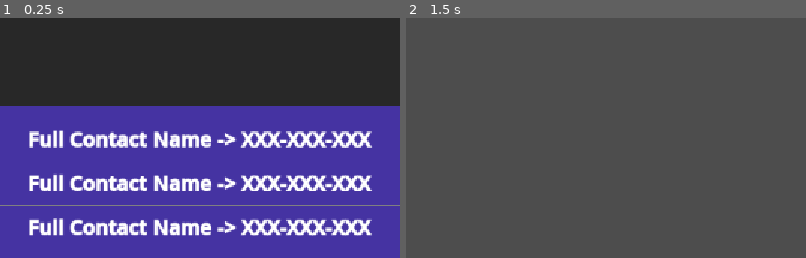
Above: before the commit, frames 1-2 (left to right).
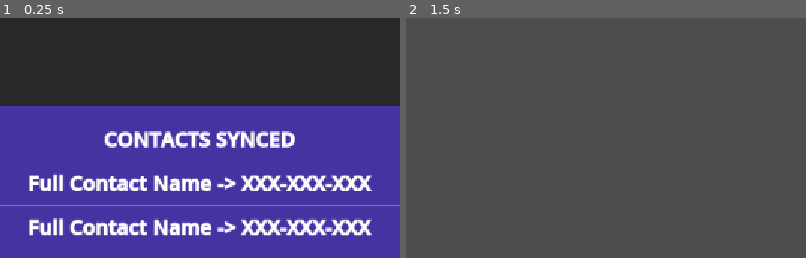
Above: after the commit, the same moments.

Repository: cyschneck/new-phone-who-dis
Game: Godot game, scene res://scenes/manager/correct_popup.tscn
Two runs of this game, one before a commit and one after it. Both use one fixed random seed, a clock stepped at 60 frames per second and the inputs below. This scene is started directly instead of the project's main scene.
Inputs:
- Up to frame 1 (0.25 s): no input
- Up to frame 2 (1.5 s): click "Got it" at 0.5 s; tap Enter at 1.25 s
The pictures show only the part of the screen within x 25-75%, y 5-55%; the shares and areas given below are measured in that part.

The runs differ from the first frame. In frame 1, 4.1% of the frame differs, in the area x 7-93%, y 46-55%; in frame 2, nothing differs.

Commit message:
display popup after each correct set

Diff:
--- a/new-phone-who-dis/scenes/manager/correct_popup.tscn
+++ b/new-phone-who-dis/scenes/manager/correct_popup.tscn
@@ -71,6 +71,7 @@
 
 [node name="Contact" parent="Container/MarginContainer/CorrectAnswers" instance=ExtResource("2_r26vb")]
 layout_mode = 2
+text = "[b]CONTACTS SYNCED[/b]"
 
 [node name="HSeparator2" type="HSeparator" parent="Container/MarginContainer/CorrectAnswers"]
 layout_mode = 2
--- a/new-phone-who-dis/scripts/managers/correct_popup.gd
+++ b/new-phone-who-dis/scripts/managers/correct_popup.gd
@@ -4,4 +4,4 @@
 func _on_close_popup_pressed() -> void:
 	# close popup
 	get_tree().paused = false
-	self.visible = false
+	self.queue_free() # delete self
--- a/new-phone-who-dis/scripts/managers/game_manager.gd
+++ b/new-phone-who-dis/scripts/managers/game_manager.gd
@@ -12,7 +12,7 @@
 # Store Correct Contact Name and Number
 # Full Name = XXX-XXX-XXXX
 var correct_name_with_number: Dictionary = {}
-var correct_and_sync: Array = []
+var correct_and_sync_list: Array = []
 const CORRECT_POPUP = preload("res://scenes/manager/correct_popup.tscn")
 const CORRECT_GUESS = preload("res://scenes/manager/correct_guess.tscn")
 
@@ -69,17 +69,16 @@
 
 # check if three contacts are correct
 func check_for_correct() -> void:
-	var correct_guesses = 0
-	var all_correct = []
+	var correct_guesses = []
 	for contact_num in guess_name_with_number_dict.keys():
 		if guess_name_with_number_dict[contact_num] != contact_num:
 			var guess_full_name = guess_name_with_number_dict[contact_num]
 			if correct_name_with_number[guess_full_name] == contact_num:
-				if contact_num not in all_correct:
-					correct_guesses += 1
-					all_correct.append(guess_full_name)
+				if guess_full_name not in correct_and_sync_list:
+					# only add contacts not already synced
+					correct_guesses.append(guess_full_name)
 
-	if correct_guesses == 3:
+	if len(correct_guesses) == 2:
 		# remove existing children
 		var correct_popup = CORRECT_POPUP.instantiate()
 		var correct_answers_box = correct_popup.get_child(1).get_child(1).get_child(0)
@@ -94,8 +93,8 @@
 		correct_answers_box.add_child(head_hsep)
 
 		# add correct guesses
-		for correct_guess in all_correct:
-			correct_and_sync.append(correct_guess)
+		for correct_guess in correct_guesses:
+			correct_and_sync_list.append(correct_guess)
 			var correct_answer = CORRECT_GUESS.instantiate()
 			correct_answer.text = "[b]" + correct_guess + " -> " + correct_name_with_number[correct_guess] + "[/b]"
 			correct_answers_box.add_child(correct_answer)
